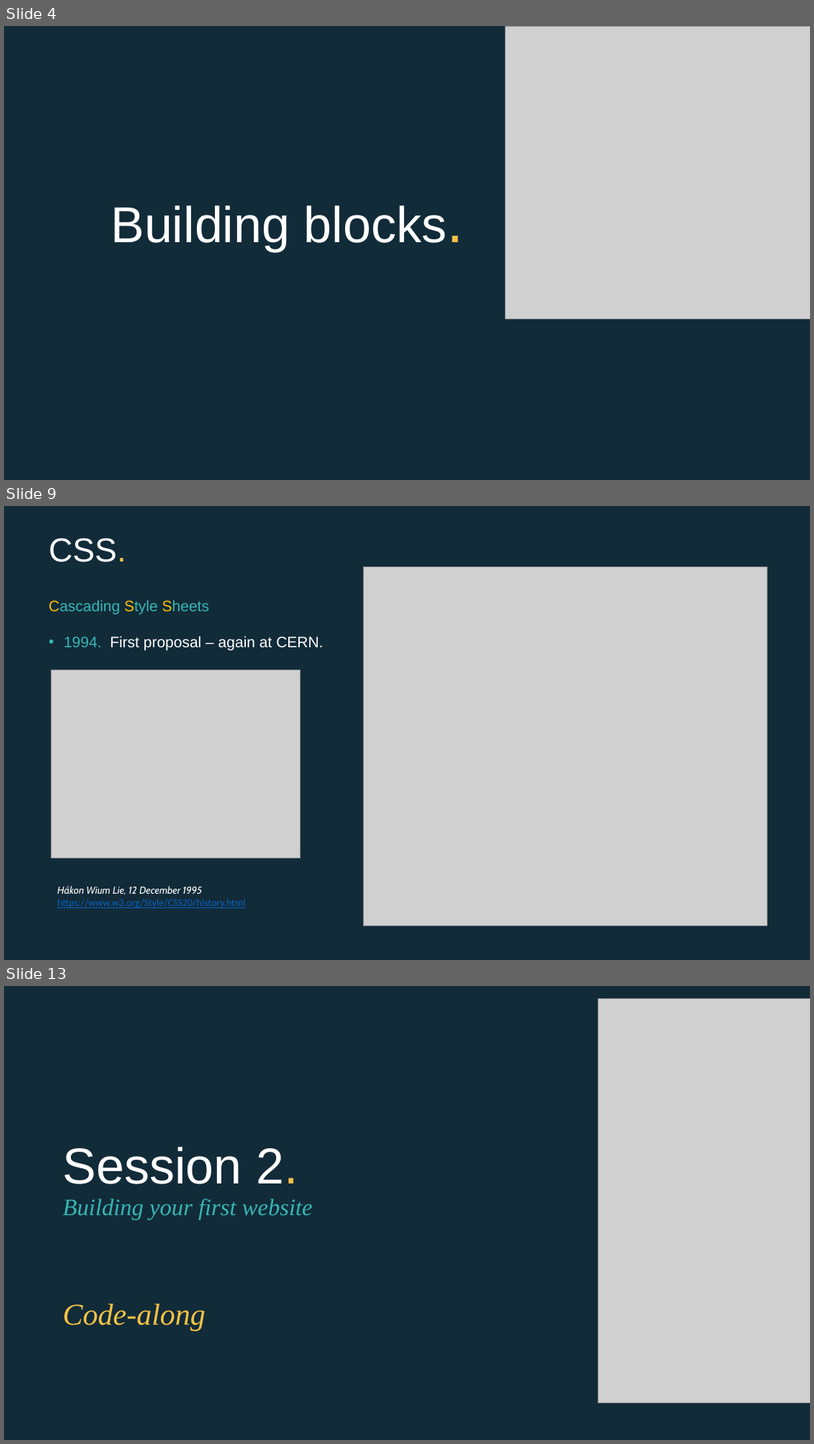
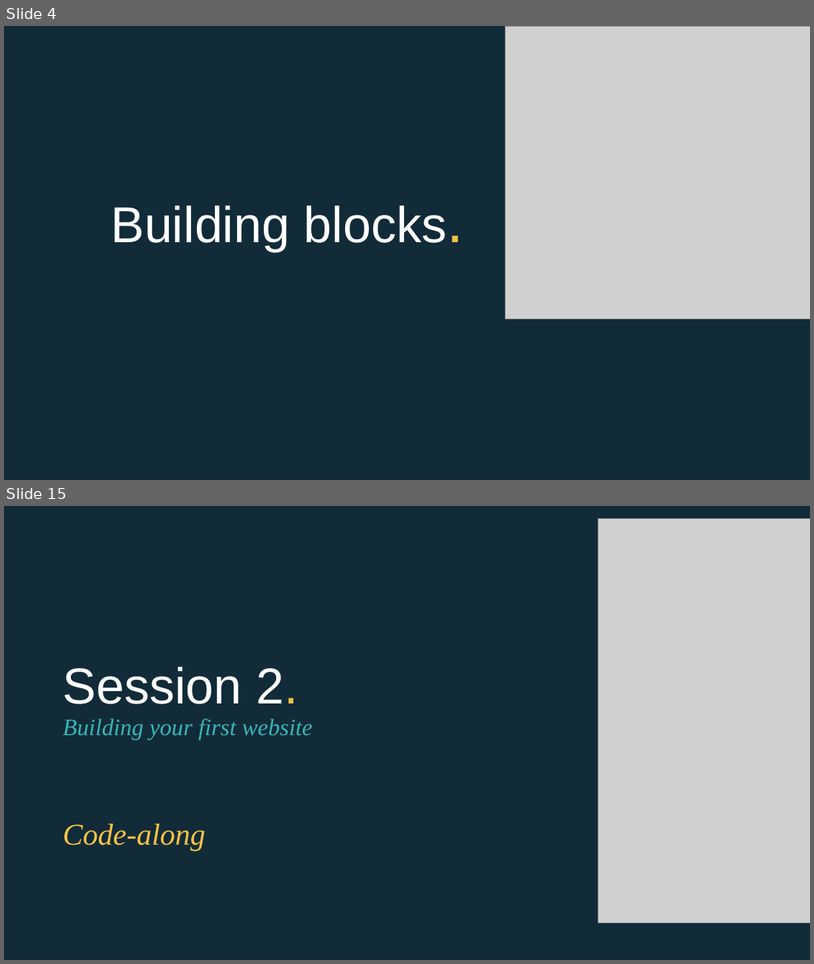
Before and after one commit to EconomicsObservatory/courses, a slide deck: 2/s2_Building_your_first_website.pptx. Shown one above the other, each under a label of ours: slides 4, 9 and 13 before the commit, slides 4 and 15 after it; the slides between them are not shown. The pictures are 814x1444 and 814x964 pixels, drawn with LibreOffice and Linux fonts; fonts in the diff are those of the drawing; grey boxes stand for pictures. Boxes give left, top, right and bottom in pixels: in the first picture for what was removed or moved away, otherwise in the second. Text is boxed around its words. In the diff, an @@ line names an element or a change of style, - is before the commit and + after.

```diff
--- a/2/s2_Building_your_first_website.pptx
+++ b/2/s2_Building_your_first_website.pptx
@@ slide 9 removed at bbox=[4, 506, 810, 960], background #122B39 @@
@@ title removed at bbox=[49, 538, 126, 562] @@
-CSS.
@@ picture removed at bbox=[364, 567, 768, 925] @@
@@ text removed at bbox=[49, 600, 323, 650] @@
-Cascading Style Sheets
-• 1994. First proposal – again at CERN.
@@ picture removed at bbox=[52, 670, 301, 858] @@
@@ text removed at bbox=[57, 885, 245, 908] @@
-Håkon Wium Lie, 12 December 1995
-https://www.w3.org/Style/CSS20/history.html
@@ what was slide 13 is now slide 15 @@
```
Also in this commit, not shown: 5 slides changed, 4 slides added, 1 other slide removed, 4 other files.
